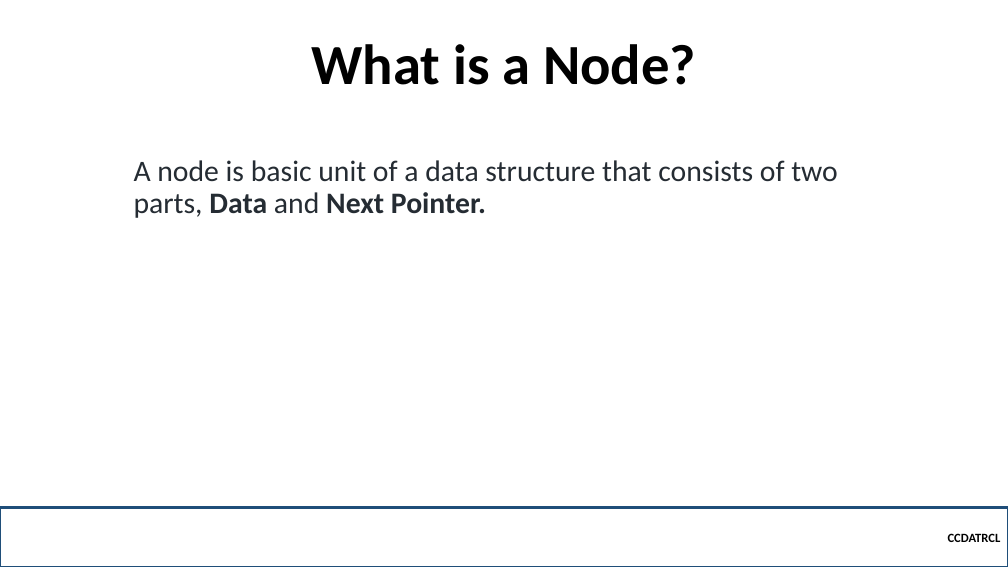
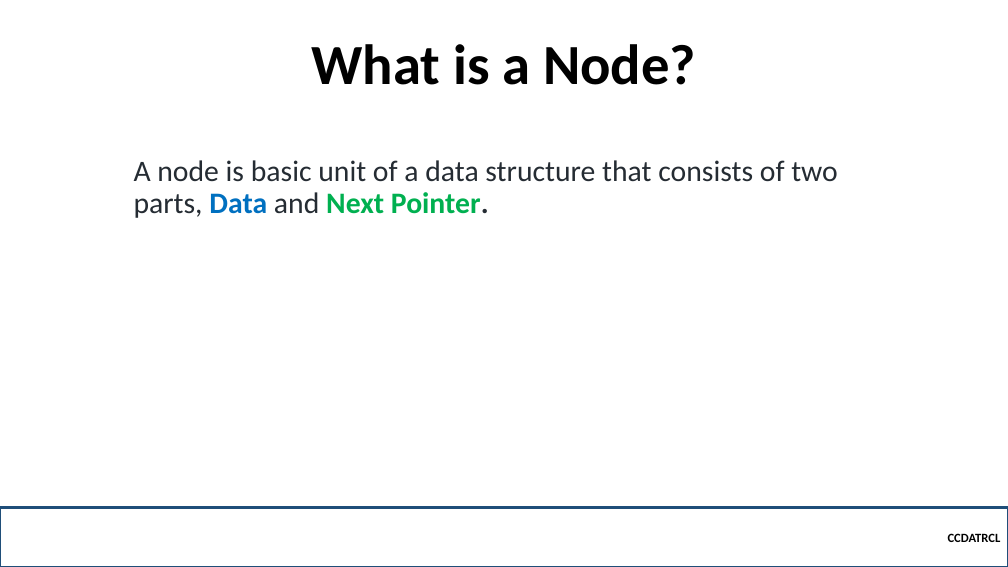
Before and after one commit to robitussin/CCDATRCL, a slide deck: slide 2 of 2 - Linked List/Linkedlist.pptx. Drawn at 1008x567 pixels with LibreOffice and Linux fonts; fonts in the diff are those of the drawing; background and template pictures are left out. Boxes give left, top, right and bottom in pixels: in the first picture for what was removed or moved away, otherwise in the second. Text is boxed around its words. In the diff, an @@ line names an element or a change of style, - is before the commit and + after.

```diff
--- a/2 - Linked List/Linkedlist.pptx
+++ b/2 - Linked List/Linkedlist.pptx
@@ text "A node is basic unit ..." at bbox=[134, 160, 838, 218]: text colour #252C33 to #0070C0 in "Data"; text colour #252C33 to #00B050 in "Next Pointer." @@
```
Also in this commit, not shown: 6 other slides changed.
